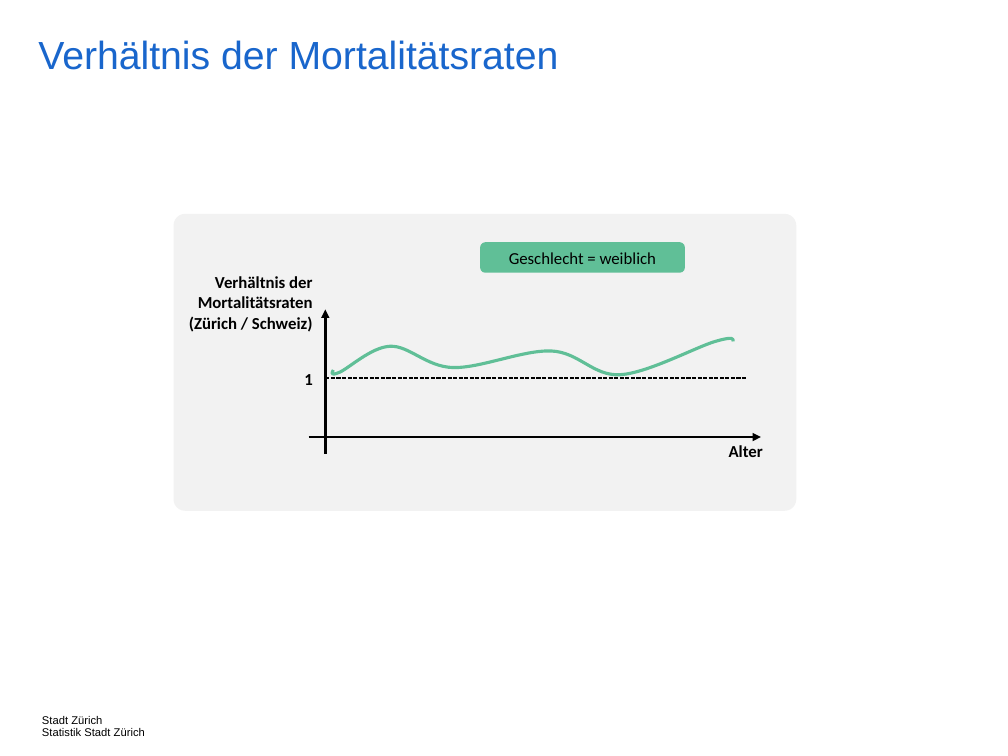
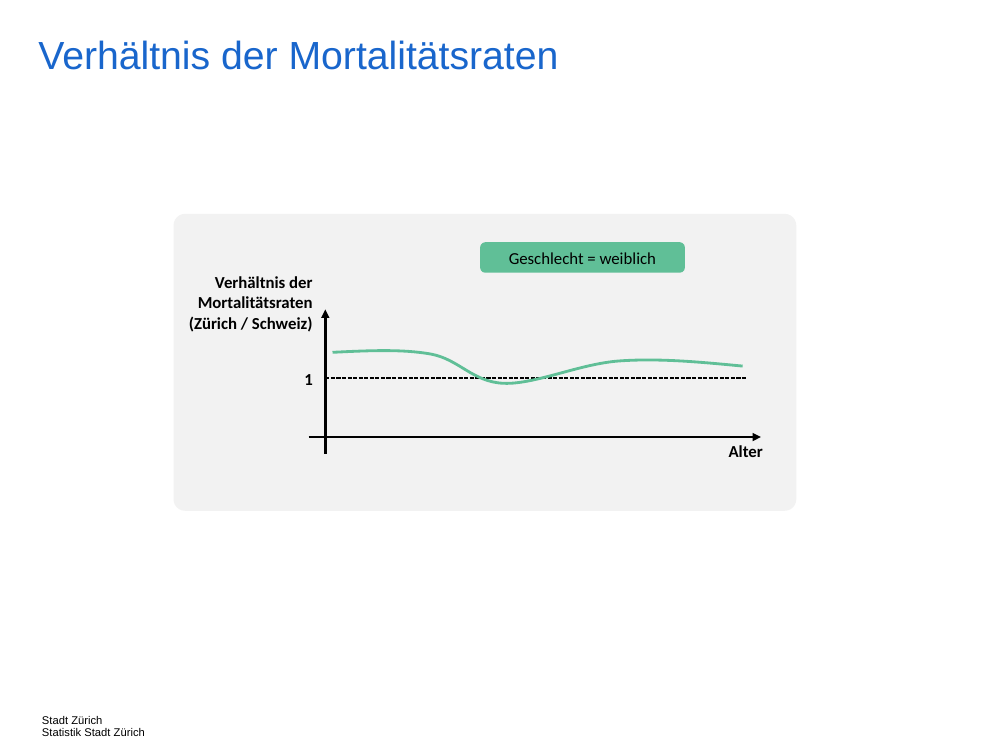
Before and after one commit to StatistikStadtZuerich/BevSzen, a slide deck: slide 22 of 2020phase2/5_Documentation/Concepts.pptx. Drawn at 1008x756 pixels with LibreOffice and Linux fonts; fonts in the diff are those of the drawing. Boxes give left, top, right and bottom in pixels: in the first picture for what was removed or moved away, otherwise in the second. Text is boxed around its words. In the diff, an @@ line names an element or a change of style, - is before the commit and + after.

```diff
--- a/2020phase2/5_Documentation/Concepts.pptx
+++ b/2020phase2/5_Documentation/Concepts.pptx
@@ freeform shape: place and size @@
-freeform shape at box(332, 339, 733, 375)
+freeform shape at box(333, 351, 743, 384)
@@ freeform shape at box(333, 351, 743, 384): outline #60BF97 2.25 pt to #60BF97 2 pt @@
```
Also in this commit, not shown: 4 other slides changed, 2 other files.
